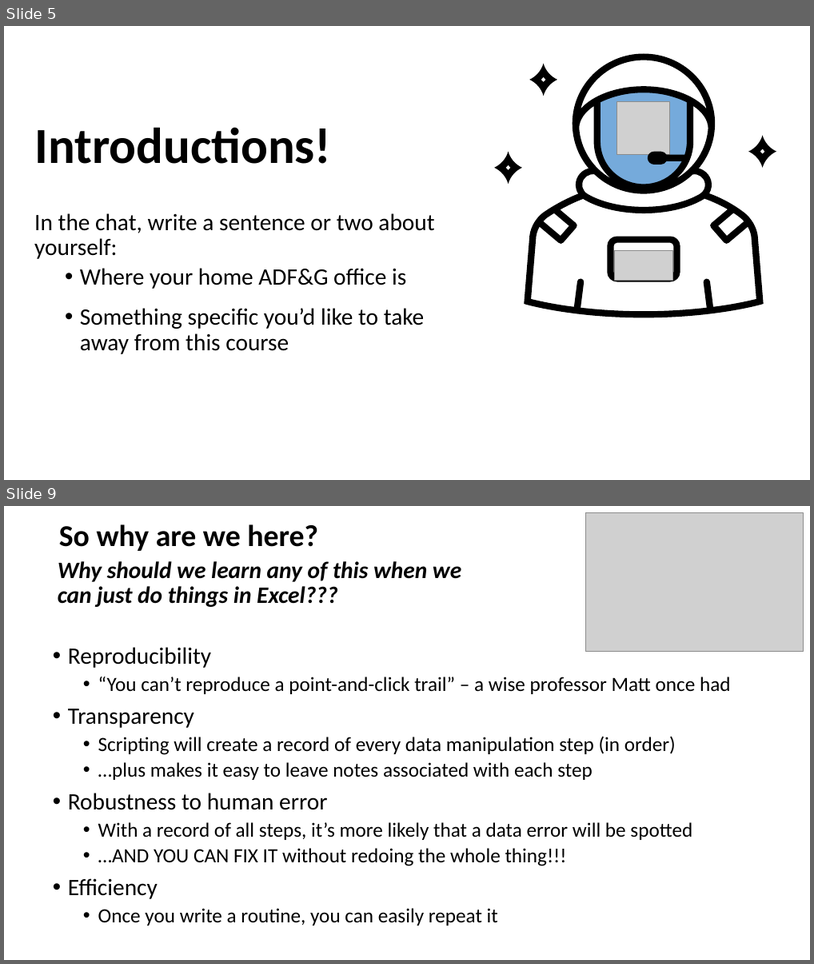
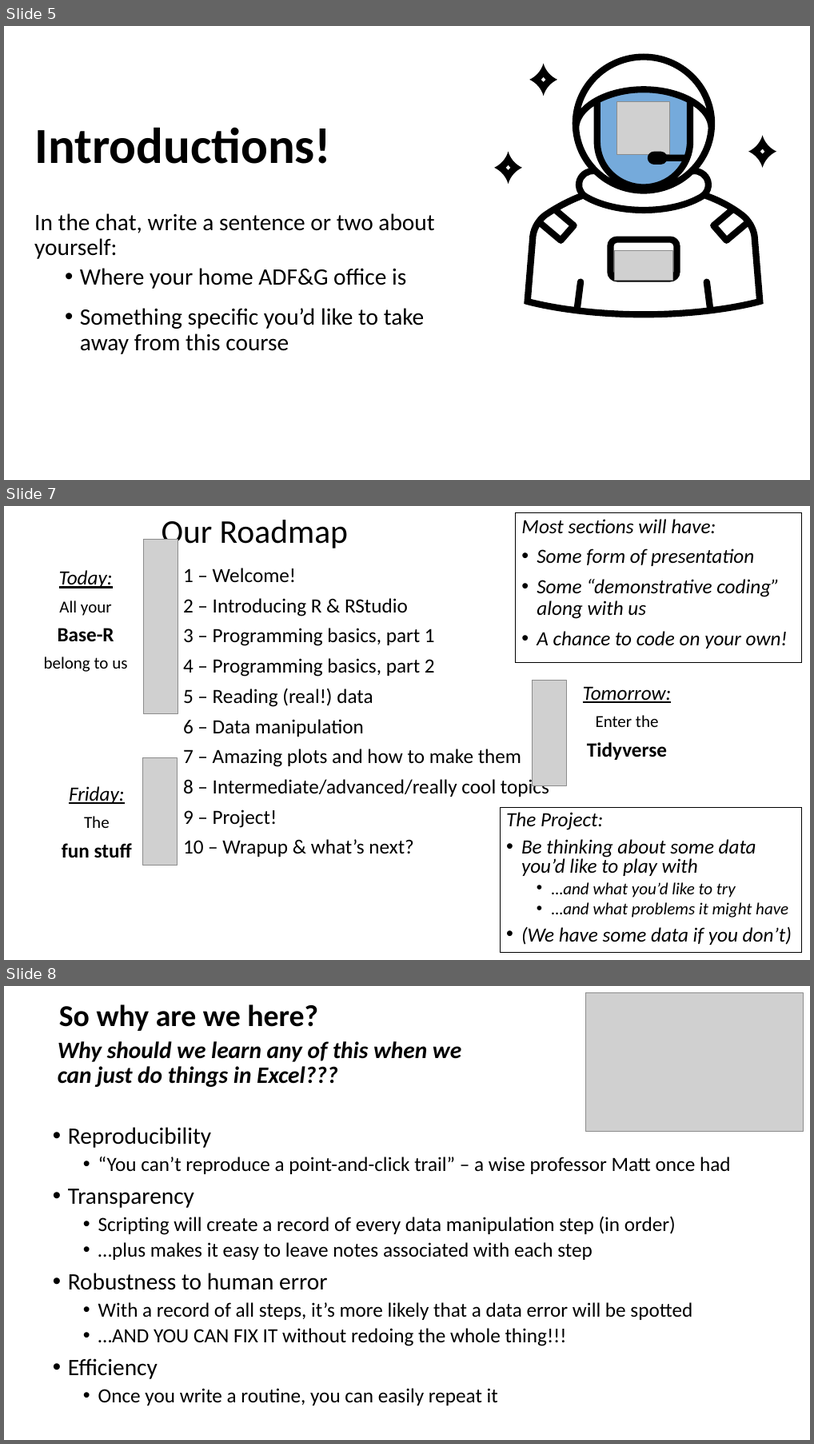
Before and after one commit to ADFG-DSF/ADFG_R_Intro_Workshop_2025, a slide deck: presentations/1 - Welcome and motivation.pptx. Shown one above the other, each under a label of ours: slides 5 and 9 before the commit, slides 5, 7 and 8 after it; the slides between them are not shown. The pictures are 814x964 and 814x1444 pixels, drawn with LibreOffice and Linux fonts; fonts in the diff are those of the drawing; grey boxes stand for pictures. Boxes give left, top, right and bottom in pixels: in the first picture for what was removed or moved away, otherwise in the second. Text is boxed around its words. In the diff, an @@ line names an element or a change of style, - is before the commit and + after.

Commit message:
updates to ppt1 Welcome

```diff
--- a/presentations/1 - Welcome and motivation.pptx
+++ b/presentations/1 - Welcome and motivation.pptx
@@ slide 7 added at bbox=[4, 506, 810, 960], background #FFFFFF @@
@@ title added at bbox=[162, 520, 348, 552], 39.6 pt, text #000000 @@
+Our Roadmap
@@ rectangle added at bbox=[516, 512, 802, 663], outline #000000 0.75 pt, 24 pt, text #000000, italic @@
+Most sections will have:
+• Some form of presentation
+• Some “demonstrative coding” along with us
+• A chance to code on your own!
@@ picture added at bbox=[144, 540, 178, 713] @@
@@ text added at bbox=[44, 570, 127, 672], 20 pt, text #000000 @@
+Today:
+All your
+Base-R
+belong to us
@@ text added at bbox=[183, 568, 550, 856], 24 pt, text #000000 @@
+1 – Welcome!
+2 – Introducing R & RStudio
+3 – Programming basics, part 1
+4 – Programming basics, part 2
+5 – Reading (real!) data
+6 – Data manipulation
+7 – Amazing plots and how to make them
+8 – Intermediate/advanced/really cool topics
+9 – Project!
+10 – Wrapup & what’s next?
@@ picture added at bbox=[533, 680, 567, 785] @@
@@ text added at bbox=[583, 686, 672, 760], 24 pt, text #000000 @@
+Tomorrow:
+Enter the
+Tidyverse
@@ picture added at bbox=[143, 758, 178, 865] @@
@@ text added at bbox=[62, 786, 132, 858], 24 pt, text #000000 @@
+Friday:
+The
+fun stuff
@@ rectangle added at bbox=[501, 808, 802, 952], outline #000000 0.75 pt, 24 pt, text #000000, italic @@
+The Project:
+• Be thinking about some data you’d like to play with
+  • …and what you’d like to try
+  • …and what problems it might have
+• (We have some data if you don’t)
@@ what was slide 9 is now slide 8 @@
```
Also in this commit, not shown: 3 slides changed, 2 slides removed.
